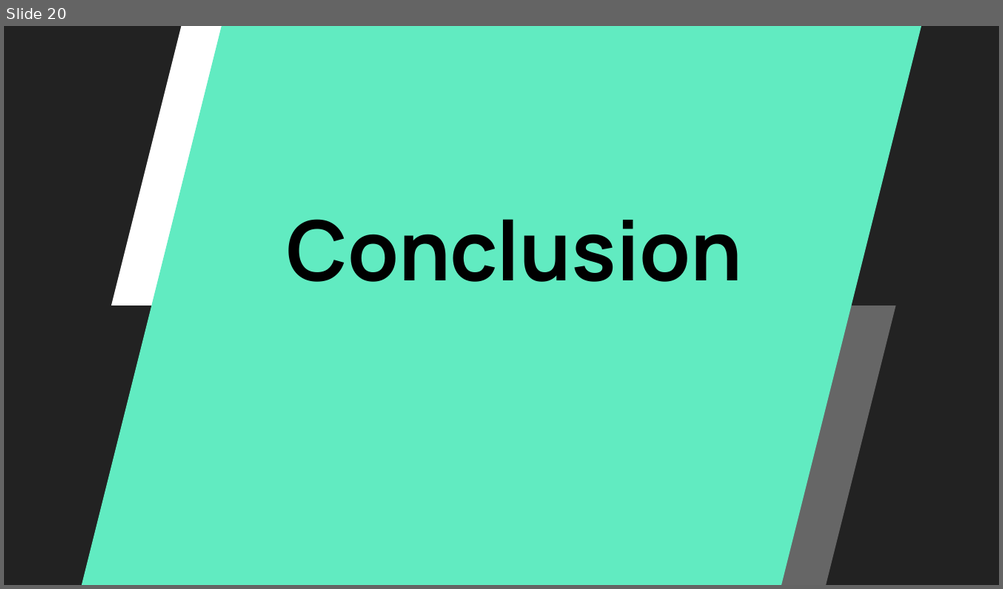
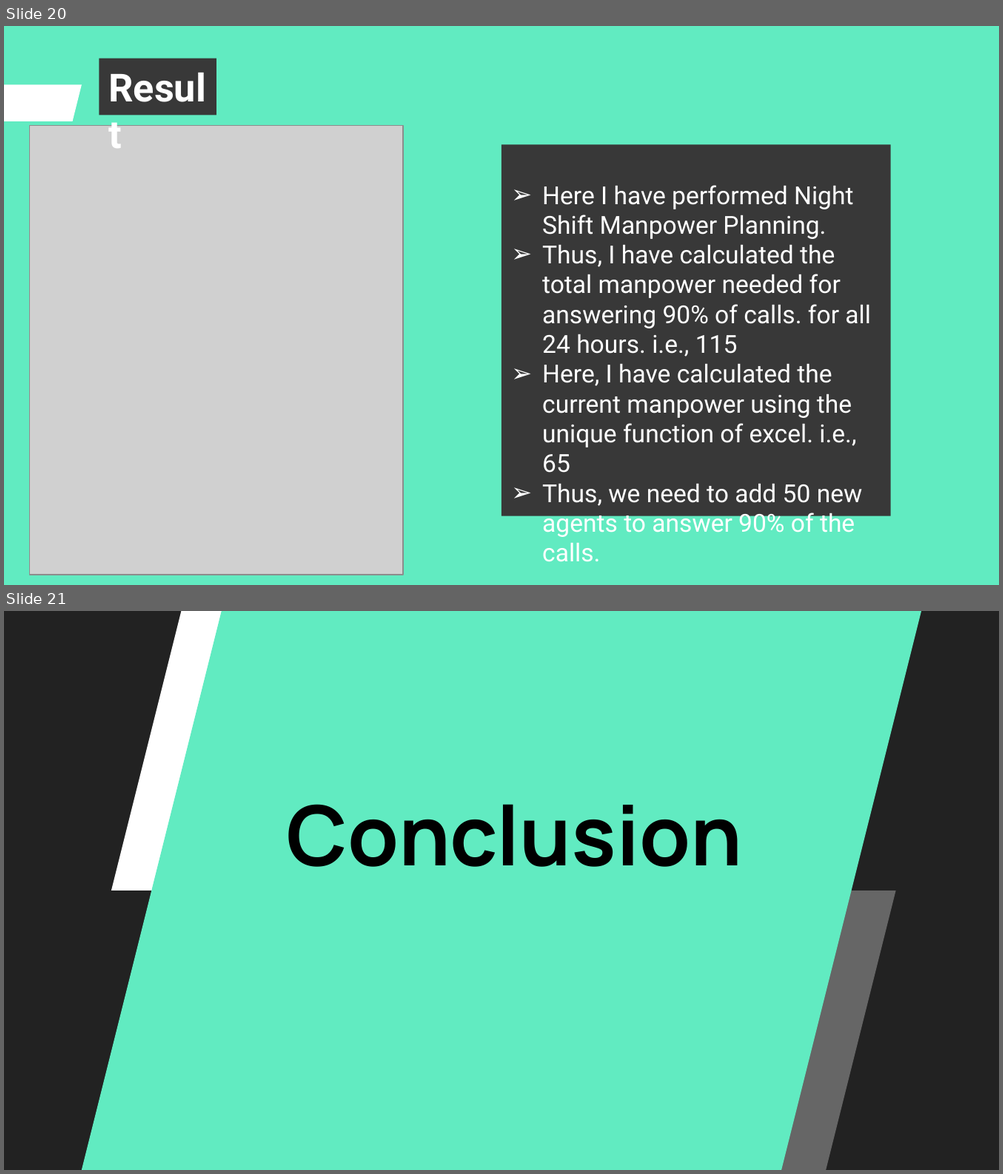
Before and after one commit to ShindeYash/ABC_Call_Volume_Trend, a slide deck: Call_Volume_Trend_Analysis_Report.pptx. Shown one above the other, each under a label of ours: slide 20 before the commit, slides 20 and 21 after it. The pictures are 1003x589 and 1003x1174 pixels, drawn with LibreOffice and Linux fonts; fonts in the diff are those of the drawing; grey boxes stand for pictures. Boxes give left, top, right and bottom in pixels: in the first picture for what was removed or moved away, otherwise in the second. Text is boxed around its words. In the diff, an @@ line names an element or a change of style, - is before the commit and + after.

```diff
--- a/Call_Volume_Trend_Analysis_Report.pptx
+++ b/Call_Volume_Trend_Analysis_Report.pptx
@@ slide 20 added at bbox=[4, 26, 999, 585], background #61EBC1 @@
@@ rectangle added at bbox=[99, 58, 216, 115], fill #383838, 28 pt, text #FFFFFF, bold @@
+Result
@@ parallelogram added at bbox=[4, 84, 82, 121], fill #FFFFFF @@
@@ picture added at bbox=[30, 125, 403, 575] @@
@@ rectangle added at bbox=[501, 144, 891, 517], fill #383838, 18 pt, text #FFFFFF @@
+➢ Here I have performed Night Shift Manpower Planning.
+➢ Thus, I have calculated the total manpower needed for answering 90% of calls. for all 24 hours. i.e., 115
+➢ Here, I have calculated the current manpower using the unique function of excel. i.e., 65
+➢ Thus, we need to add 50 new agents to answer 90% of the calls.
@@ what was slide 20 is now slide 21 @@
```
Also in this commit, not shown: 4 slides changed, 6 other slides added, 6 slides removed, 5 other files.
